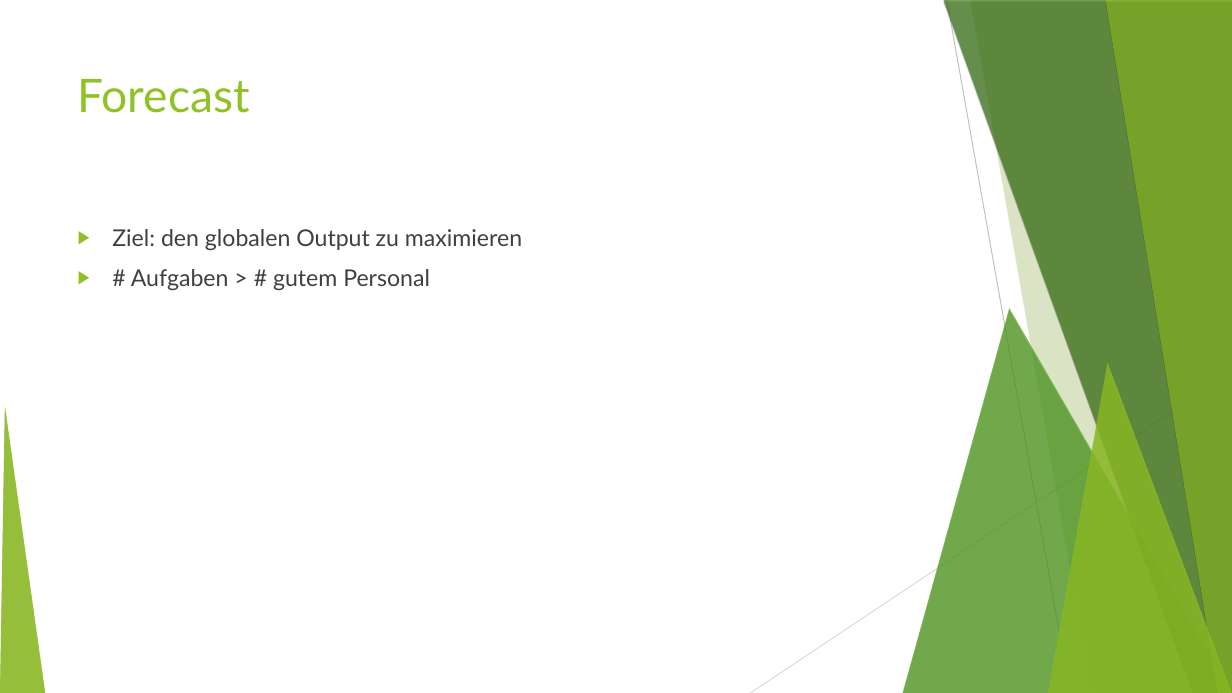
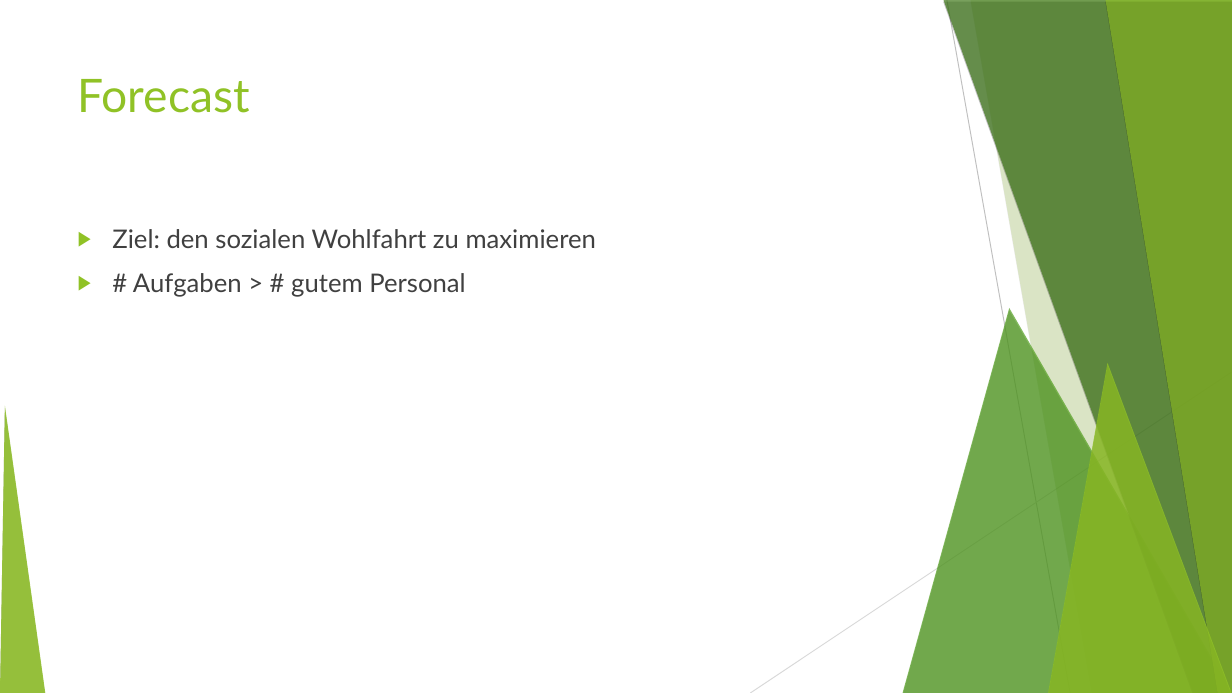
Before and after one commit to MFizz/AiF, a slide deck: slide 2 of Abschluss/alt.odp. Drawn at 1232x693 pixels with LibreOffice and Linux fonts; fonts in the diff are those of the drawing. Boxes give left, top, right and bottom in pixels: in the first picture for what was removed or moved away, otherwise in the second. Text is boxed around its words. In the diff, an @@ line names an element or a change of style, - is before the commit and + after.

```diff
--- a/Abschluss/alt.odp
+++ b/Abschluss/alt.odp
@@ text at (112,229,596,248): text changed; size 18 to 20 pt @@
-▶ Ziel: den globalen Output zu maximieren
+▶ Ziel: den sozialen Wohlfahrt zu maximieren
@@ text at (133,273,465,297): size 18 to 20 pt in "# Aufgaben > # gutem Personal" @@
```
Also in this commit, not shown: 9 other slides changed, 6 slides added, 3 slides removed.
